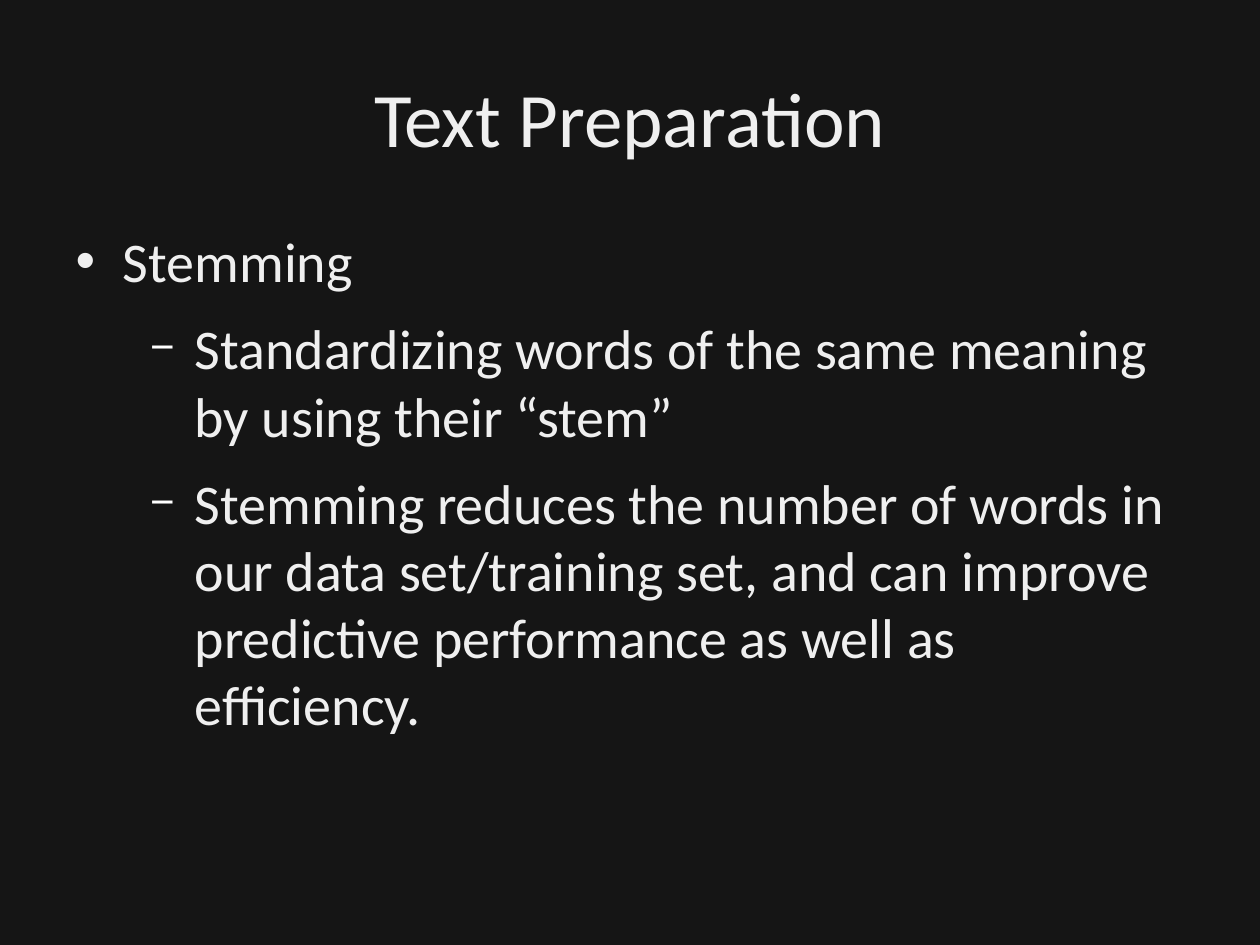
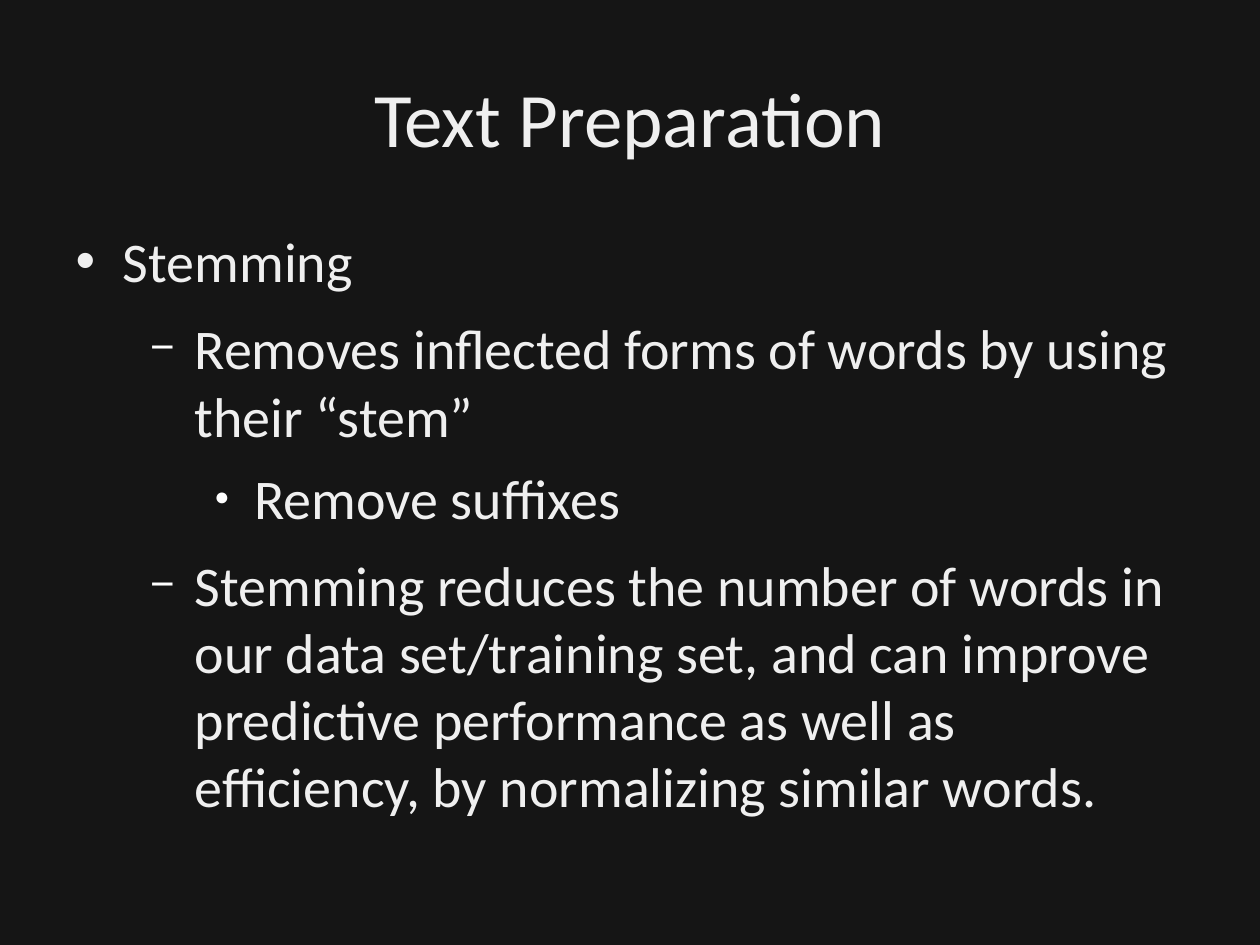
Before and after one commit to dbowmans46/PracticalProgramming, a slide deck: slide 35 of Session 7 - Python/Instructional Material/Session 7 - Python Brief Intro to NLP.odp. Drawn at 1260x945 pixels with LibreOffice and Linux fonts; fonts in the diff are those of the drawing; background and template pictures are left out; a plain dark background stands for a picture behind light text. Boxes give left, top, right and bottom in pixels: in the first picture for what was removed or moved away, otherwise in the second. Text is boxed around its words. In the diff, an @@ line names an element or a change of style, - is before the commit and + after.

Commit message:
Added slides and code for lemmatization.  Added references.  Clarified stemming slides, and added stemming example code.

```diff
--- a/Session 7 - Python/Instructional Material/Session 7 - Python Brief Intro to NLP.odp
+++ b/Session 7 - Python/Instructional Material/Session 7 - Python Brief Intro to NLP.odp
@@ text at box(195, 330, 1167, 817): text changed @@
-  − Standardizing words of the same meaning by using their “stem”
-  − Stemming reduces the number of words in our data set/training set, and can improve predictive performance as well as efficiency.
+  − Removes inflected forms of words by using their “stem”
+    ● Remove suffixes
+  − Stemming reduces the number of words in our data set/training set, and can improve predictive performance as well as efficiency, by normalizing similar words.
```
Also in this commit, not shown: 5 other slides changed, 5 slides added, 1 other file.
